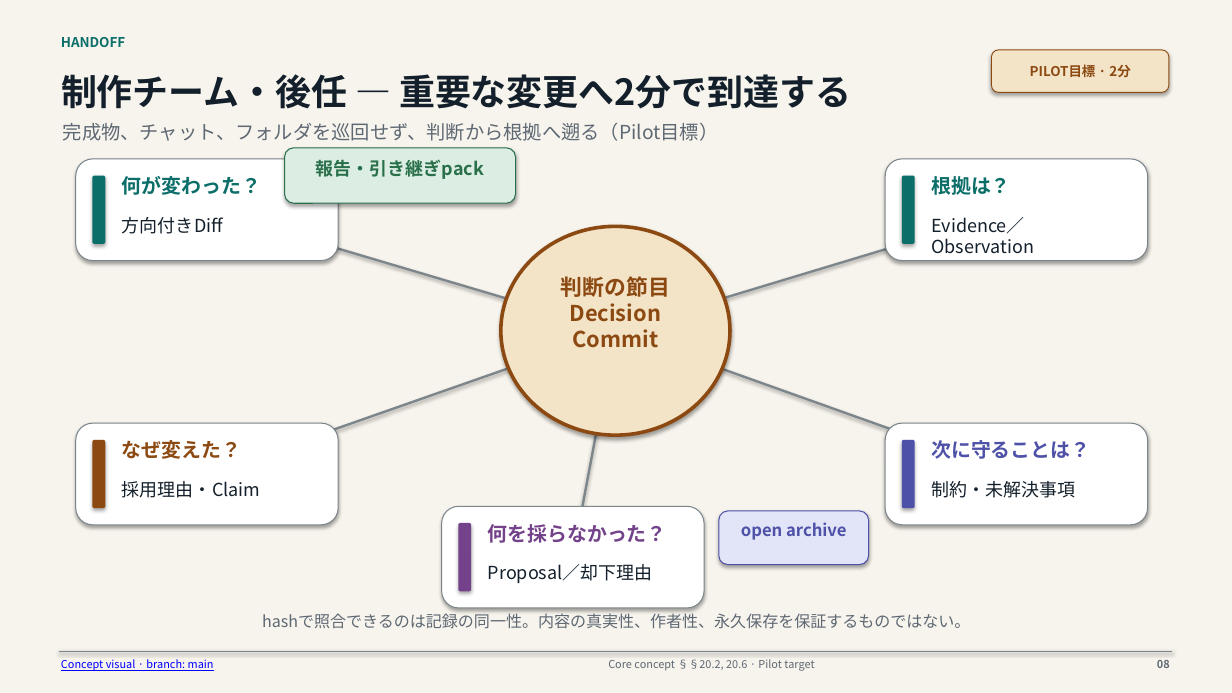
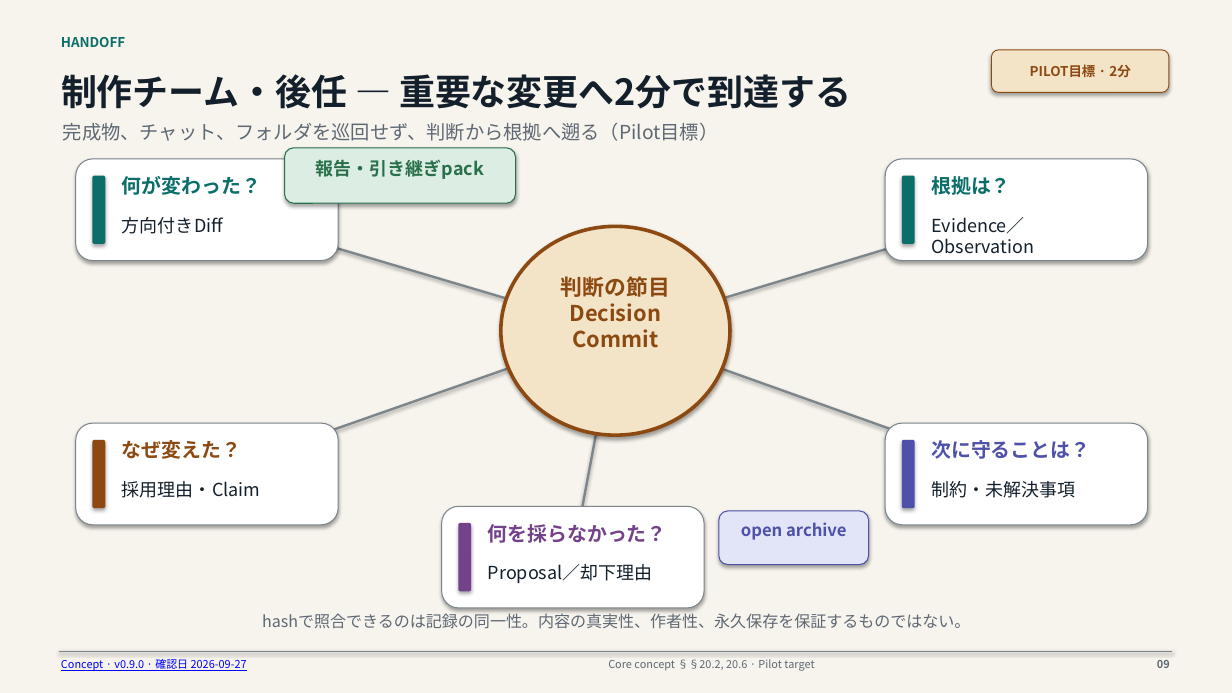
Before and after one commit to howlrs/synapsegit, a slide deck: slide 9 of docs/presentations/synapsegit_user_scenarios_ja.pptx (slide 8 before the commit). Drawn at 1232x693 pixels with LibreOffice and Linux fonts; fonts in the diff are those of the drawing. Boxes give left, top, right and bottom in pixels: in the first picture for what was removed or moved away, otherwise in the second. Text is boxed around its words. In the diff, an @@ line names an element or a change of style, - is before the commit and + after.

```diff
--- a/docs/presentations/synapsegit_user_scenarios_ja.pptx
+++ b/docs/presentations/synapsegit_user_scenarios_ja.pptx
@@ text at (x1=61, y1=659, x2=247, y2=671): text changed @@
-Concept visual · branch: main
+Concept · v0.9.0 · 確認日 2026-09-27
```
Also in this commit, not shown: 9 other slides changed, 1 slide added, 3 other files.
